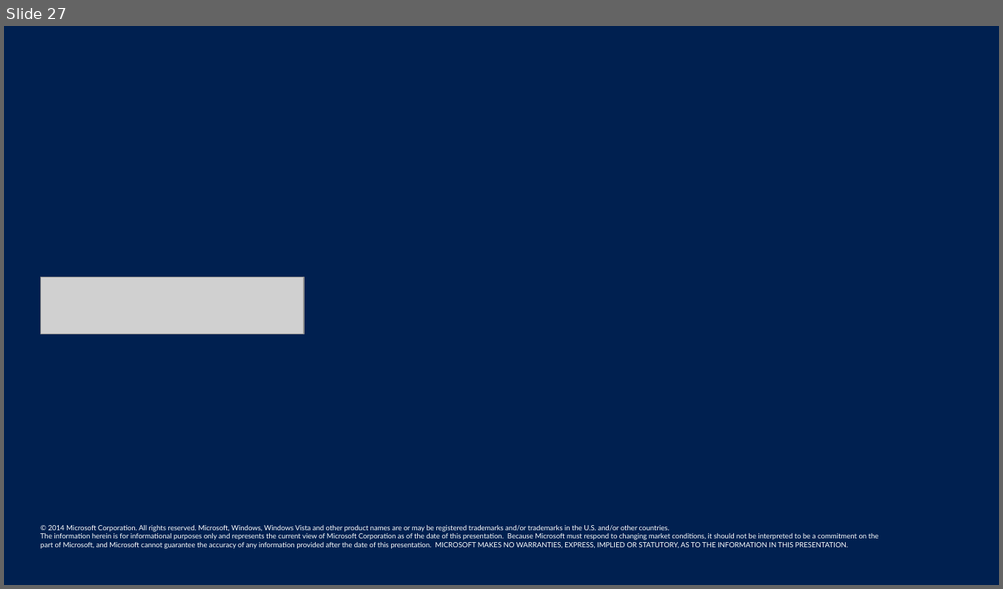
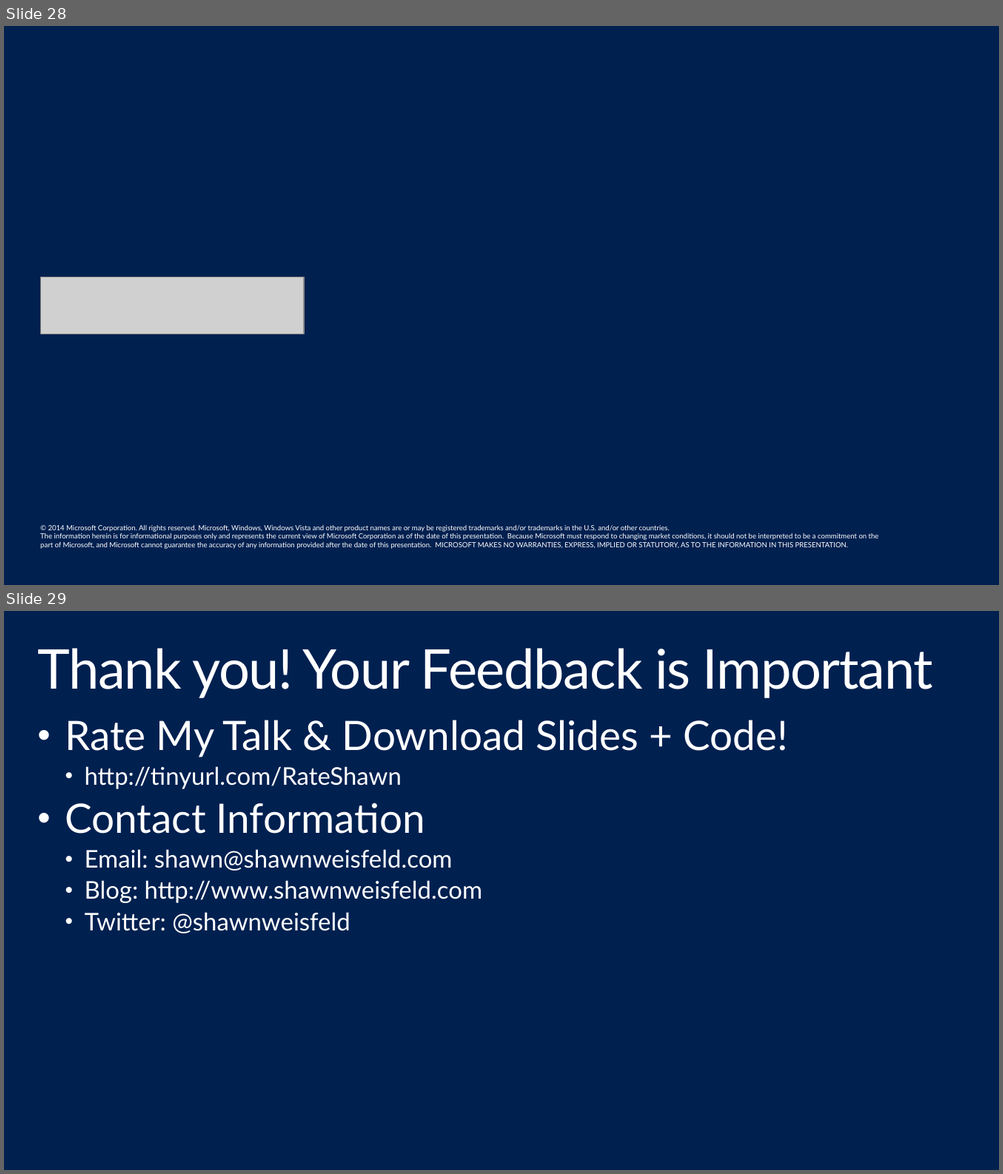
Before and after one commit to shawnweisfeld/20140912_SLAB, a slide deck: SLAB.pptx. Shown one above the other, each under a label of ours: slide 27 before the commit, slides 28 and 29 after it. The pictures are 1003x589 and 1003x1174 pixels, drawn with LibreOffice and Linux fonts; fonts in the diff are those of the drawing; grey boxes stand for pictures; background and template pictures are left out. Boxes give left, top, right and bottom in pixels: in the first picture for what was removed or moved away, otherwise in the second. Text is boxed around its words. In the diff, an @@ line names an element or a change of style, - is before the commit and + after.

```diff
--- a/SLAB.pptx
+++ b/SLAB.pptx
@@ slide 29 added at bbox=[4, 611, 999, 1170], background #002050 @@
@@ title added at bbox=[37, 648, 933, 698], 54 pt, text #FFFFFF @@
+Thank you! Your Feedback is Important
@@ text added at bbox=[65, 720, 788, 934], 24 pt, text #FFFFFF @@
+• Rate My Talk & Download Slides + Code!
+  • http://tinyurl.com/RateShawn
+• Contact Information
+  • Email: shawn@shawnweisfeld.com
+  • Blog: http://www.shawnweisfeld.com
+  • Twitter: @shawnweisfeld
@@ what was slide 27 is now slide 28 @@
```
Also in this commit, not shown: 1 slide changed, 3 other slides added.
